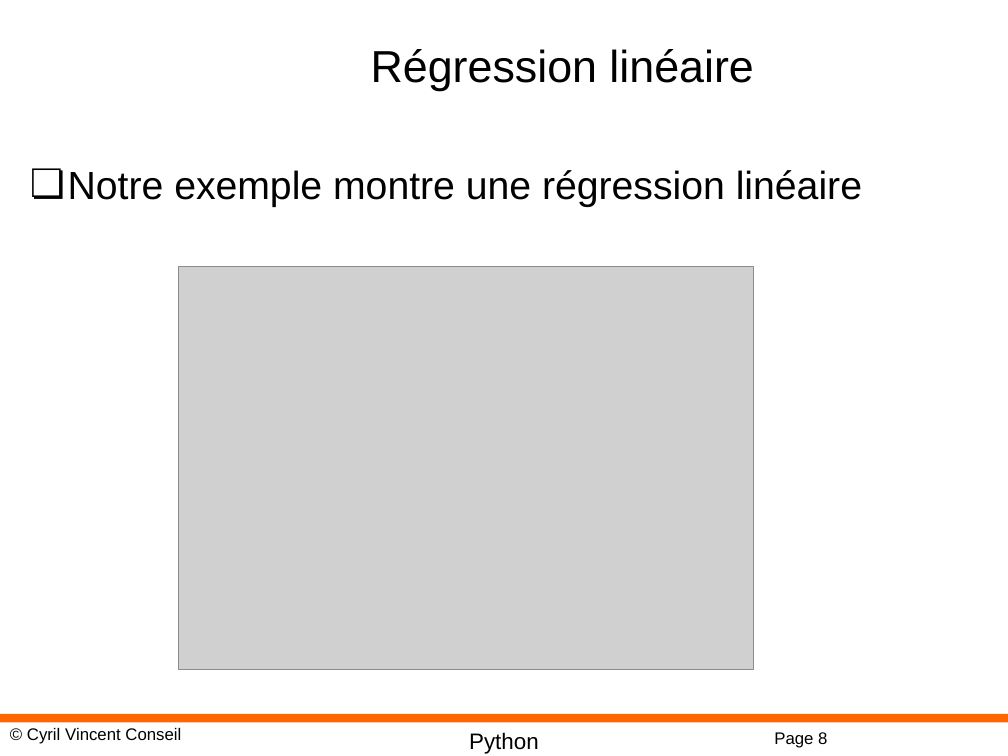
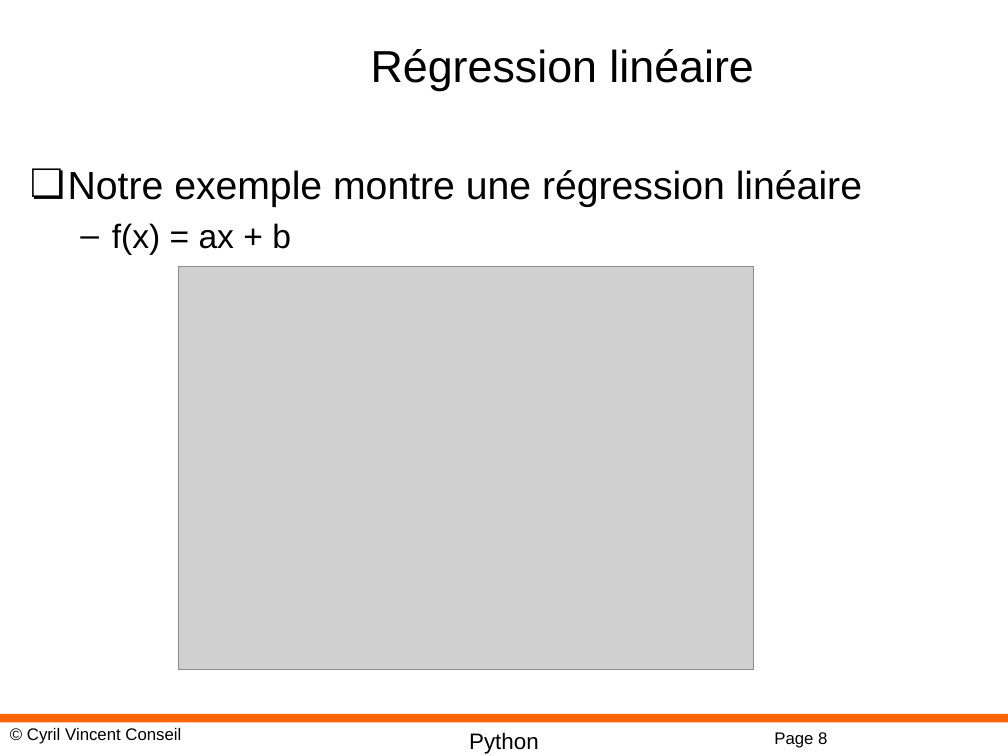
Before and after one commit to cyrilvincent/bigdata, a slide deck: slide 8 of ppt/BigData03-MachineLearning.pptx. Drawn at 1008x756 pixels with LibreOffice and Linux fonts; fonts in the diff are those of the drawing; grey boxes stand for pictures; background and template pictures are left out. Boxes give left, top, right and bottom in pixels: in the first picture for what was removed or moved away, otherwise in the second. Text is boxed around its words. In the diff, an @@ line names an element or a change of style, - is before the commit and + after.

```diff
--- a/ppt/BigData03-MachineLearning.pptx
+++ b/ppt/BigData03-MachineLearning.pptx
@@ text at [112,223,291,255]: paragraph added @@
+  – f(x) = ax + b
```
Also in this commit, not shown: 1 other slide changed, 11 other files.
